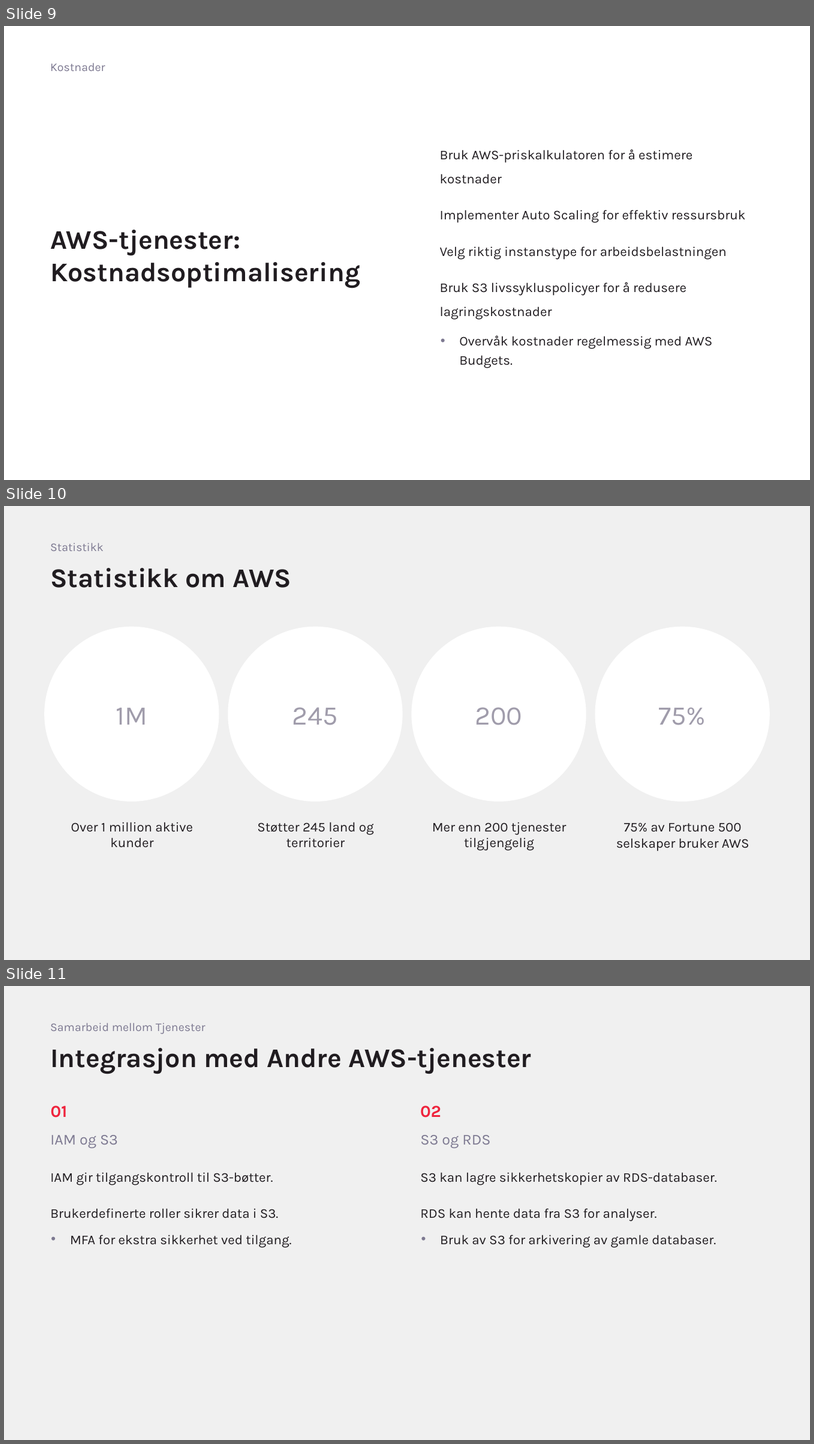
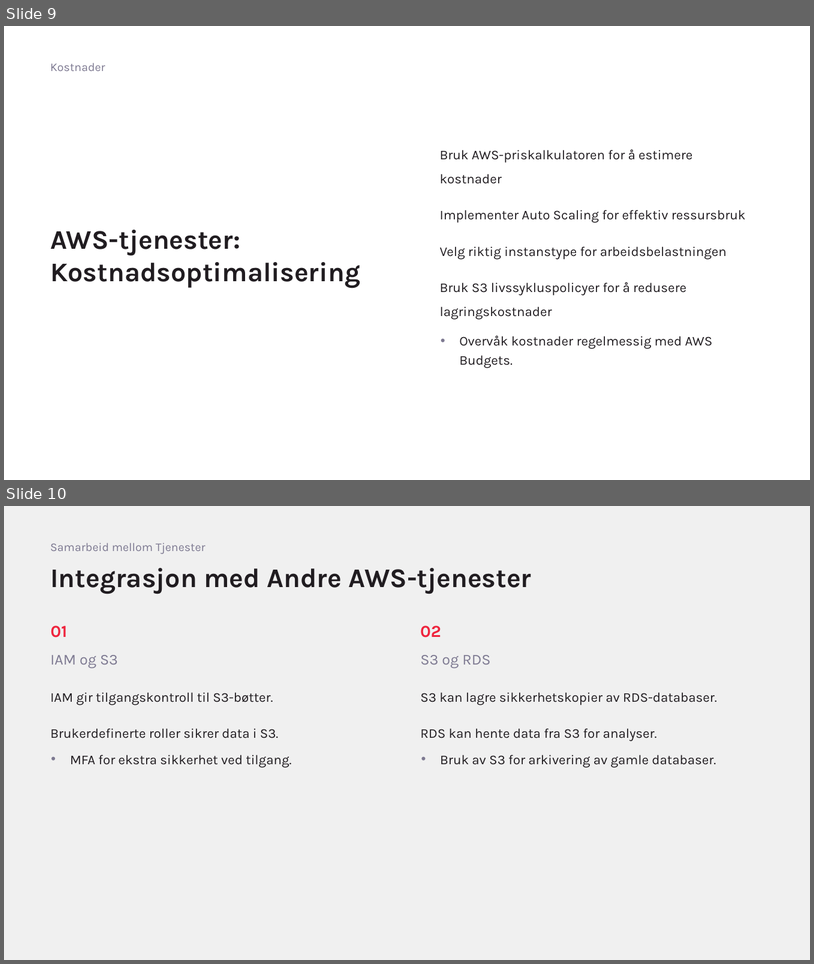
Before and after one commit to gokstadakademiet/cloud-2025, a slide deck: uke_3/slides/aws-storage.pptx. Shown one above the other, each under a label of ours: slides 9, 10 and 11 before the commit, slides 9 and 10 after it. The pictures are 814x1444 and 814x964 pixels, drawn with LibreOffice and Linux fonts; fonts in the diff are those of the drawing. Boxes give left, top, right and bottom in pixels: in the first picture for what was removed or moved away, otherwise in the second. Text is boxed around its words. In the diff, an @@ line names an element or a change of style, - is before the commit and + after.

```diff
--- a/uke_3/slides/aws-storage.pptx
+++ b/uke_3/slides/aws-storage.pptx
@@ slide 10 removed at (x1=4, y1=506, x2=810, y2=960), background #F0F0F0 @@
@@ text removed at (x1=50, y1=543, x2=104, y2=551) @@
-Statistikk
@@ title removed at (x1=50, y1=568, x2=292, y2=588) @@
-Statistikk om AWS
@@ text removed at (x1=45, y1=627, x2=219, y2=801) @@
-1M
@@ text removed at (x1=228, y1=627, x2=402, y2=801) @@
-245
@@ text removed at (x1=412, y1=627, x2=587, y2=801) @@
-200
@@ text removed at (x1=596, y1=627, x2=770, y2=801) @@
-75%
@@ text removed at (x1=71, y1=822, x2=193, y2=847) @@
-Over 1 million aktive kunder
@@ text removed at (x1=257, y1=822, x2=374, y2=847) @@
-Støtter 245 land og territorier
@@ text removed at (x1=432, y1=822, x2=566, y2=850) @@
-Mer enn 200 tjenester tilgjengelig
@@ text removed at (x1=617, y1=822, x2=750, y2=851) @@
-75% av Fortune 500 selskaper bruker AWS
@@ what was slide 11 is now slide 10 @@
```
Also in this commit, not shown: 2 slides changed, 11 other files.
